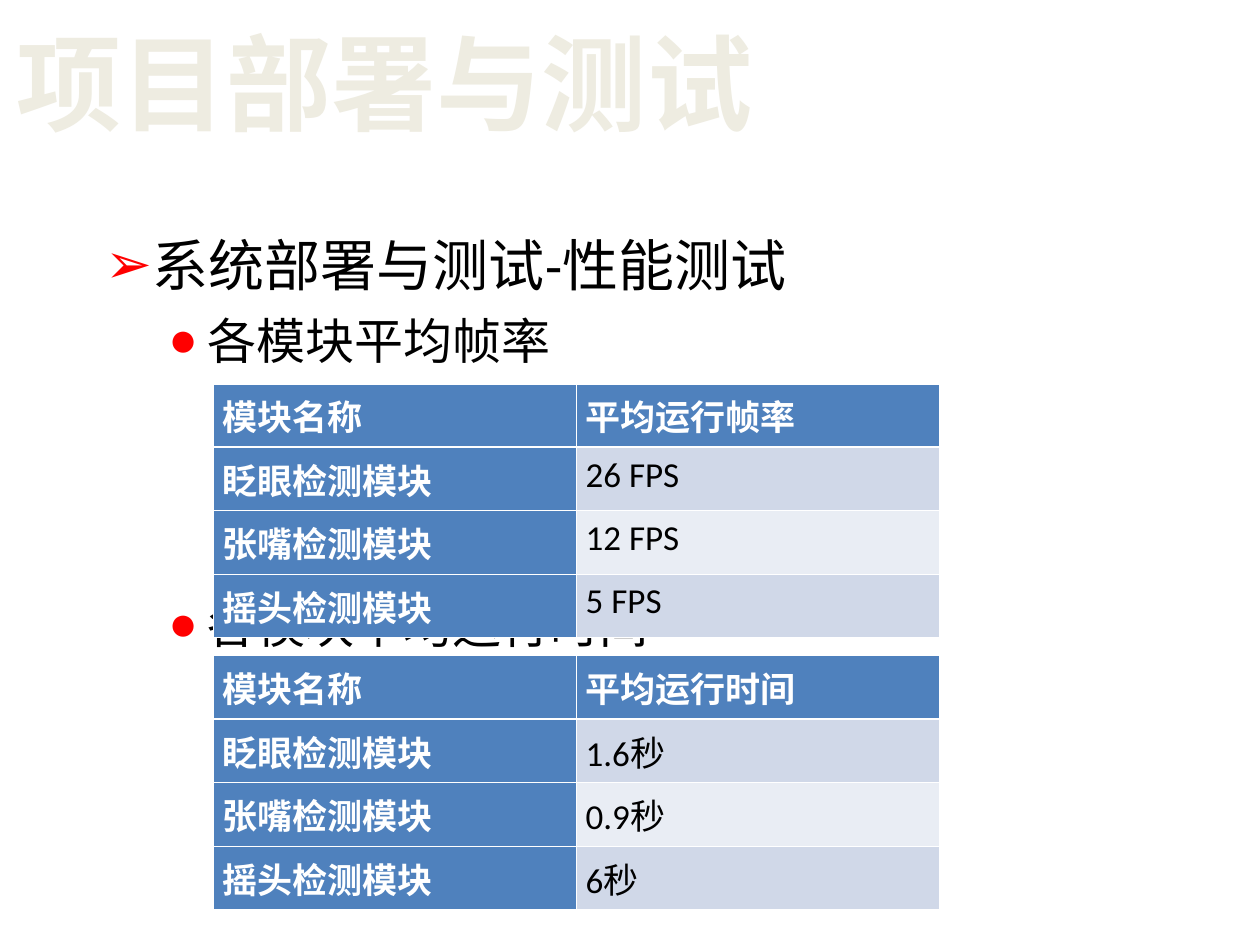
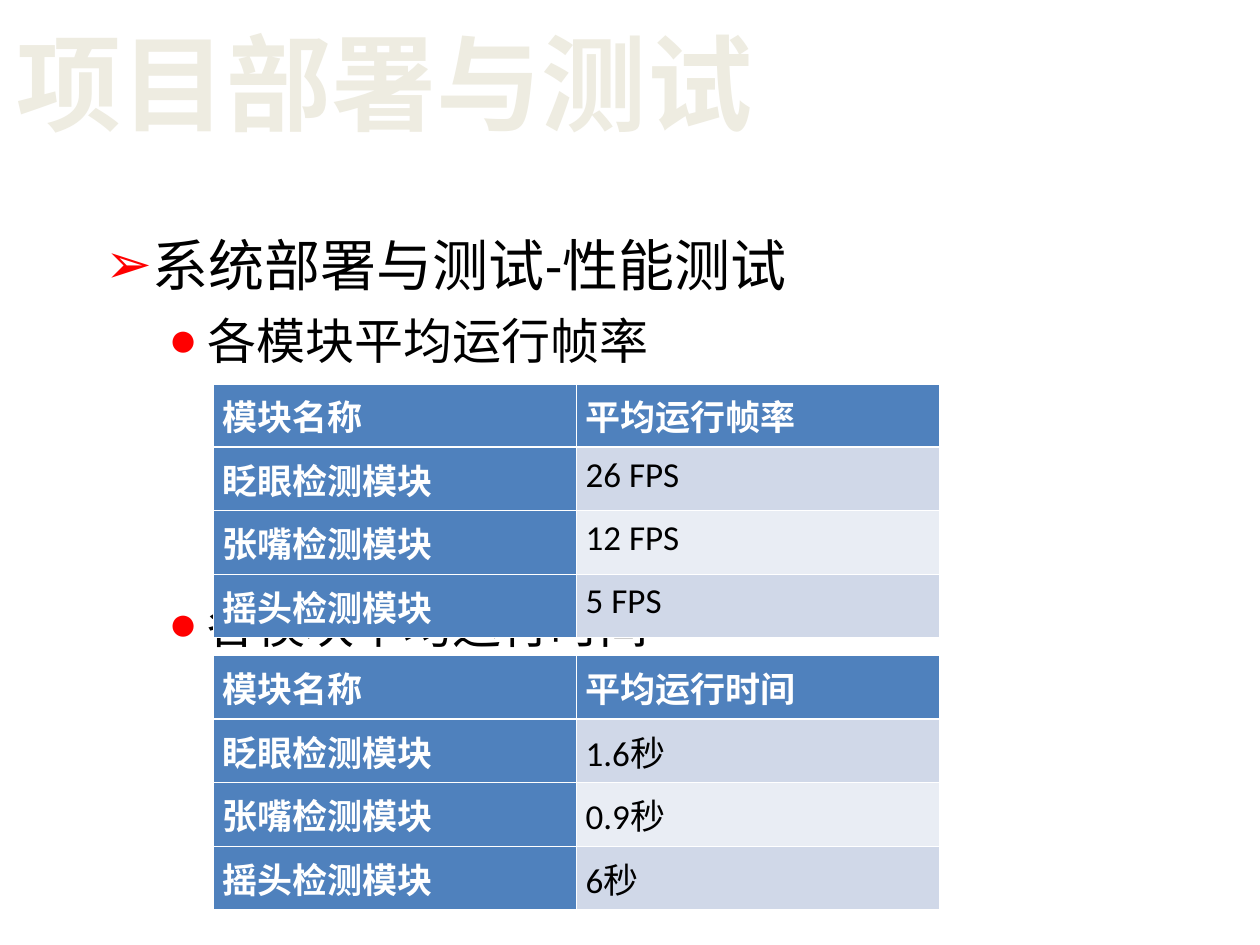
Before and after one commit to netbeen/BiyePaper, a slide deck: slide 31 of 答辩PPT.ppt. Drawn at 1260x945 pixels with LibreOffice and Linux fonts; fonts in the diff are those of the drawing; background and template pictures are left out. Boxes give left, top, right and bottom in pixels: in the first picture for what was removed or moved away, otherwise in the second. Text is boxed around its words. In the diff, an @@ line names an element or a change of style, - is before the commit and + after.

```diff
--- a/答辩PPT.ppt
+++ b/答辩PPT.ppt
@@ text at (x1=208, y1=317, x2=648, y2=363): text changed @@
-  ● 各模块平均帧率
+  ● 各模块平均运行帧率
```
Also in this commit, not shown: 10 other slides changed.
